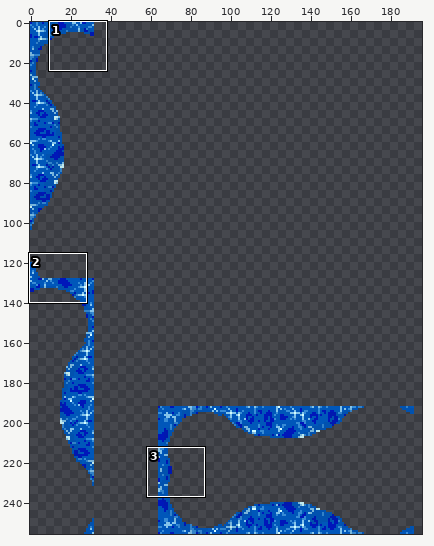
Pixel-art file: Solstice of Luna/Assets/Tileset/water_details.aseprite. Above, an overview of the earlier version with the close-up marked.
Close-up. Before:
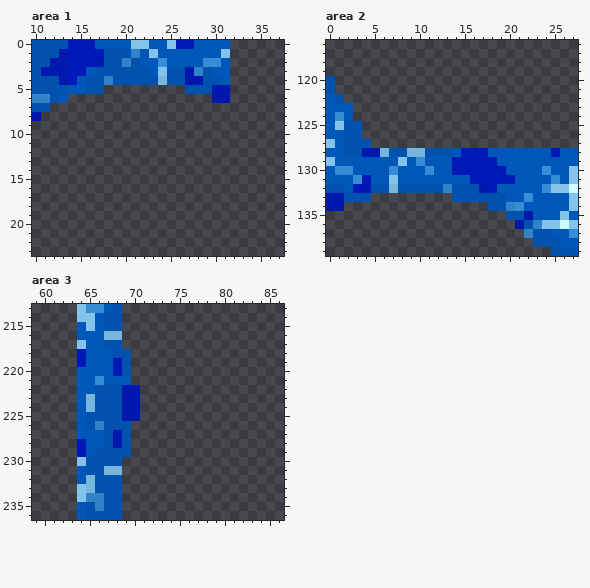
256x256 pixels, 1 frame. Pixels under 10% opacity are left out. Shown: area 1: x 10..37, y 0..23; area 2: x 0..27, y 116..139; area 3: x 59..86, y 213..236. The wide view leaves out empty margins.
The same view after the edit:
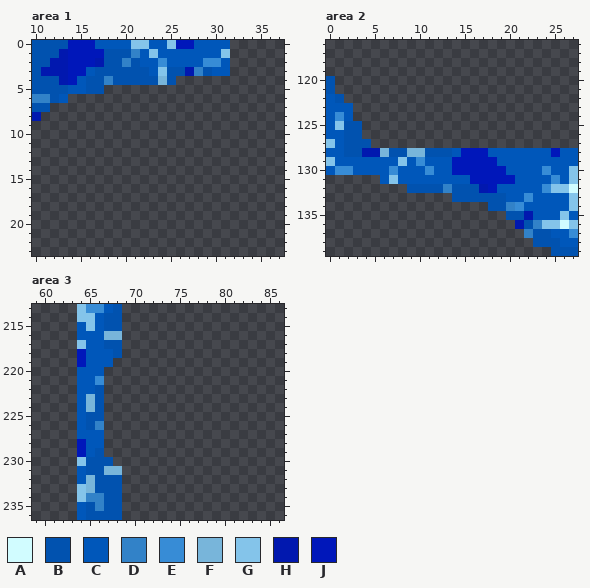
Palette (. is transparent): A #d1fcff  B #0152af  C #0057ba  D #3282c8  E #378cd6  F #78b5da  G #84c4ea  H #0118af  J #0017ba
From the commit log: bordinha arrumada
Edits made:
Area 1, layer "onda":
The author cleared colour B in row 4 at x 26 and 29 to 30; in row 5 at x 27 to 29.
The author cleared colour C in row 4 at x 31.
The author cleared colour H in row 4 at x 27 to 28; in rows 5 to 6 at x 30 to 31.
Area 2, layer "onda":
The author cleared colour B in row 132 at x 0 to 1, 5 to 6 and 8; in row 133 at x 2 to 4.
The author cleared colour C in row 131 at x 0 to 2 and 5; in row 132 at x 2.
The author cleared colour E in row 131 at x 3.
The author cleared colour F in row 132 at x 7.
The author cleared colour H in row 132 at x 4; in rows 133 to 134 at x 0 to 1.
The author cleared colour J in row 131 at x 4; in row 132 at x 3.
Area 3, layer "onda":
The author cleared colour B in rows 218 to 220 at x 69; in rows 222 to 225 at x 67 to 68; in row 226 at x 67 to 69; in rows 227 to 228 at x 67 and 69; in row 229 at x 67 to 69; in row 230 at x 68.
The author cleared colour C in row 220 at x 67; in row 221 at x 67 to 69.
The author cleared colour H in row 219 at x 68; in rows 222 to 225 at x 69 to 70; in rows 227 to 228 at x 68.
The author cleared colour J in row 220 at x 68.
